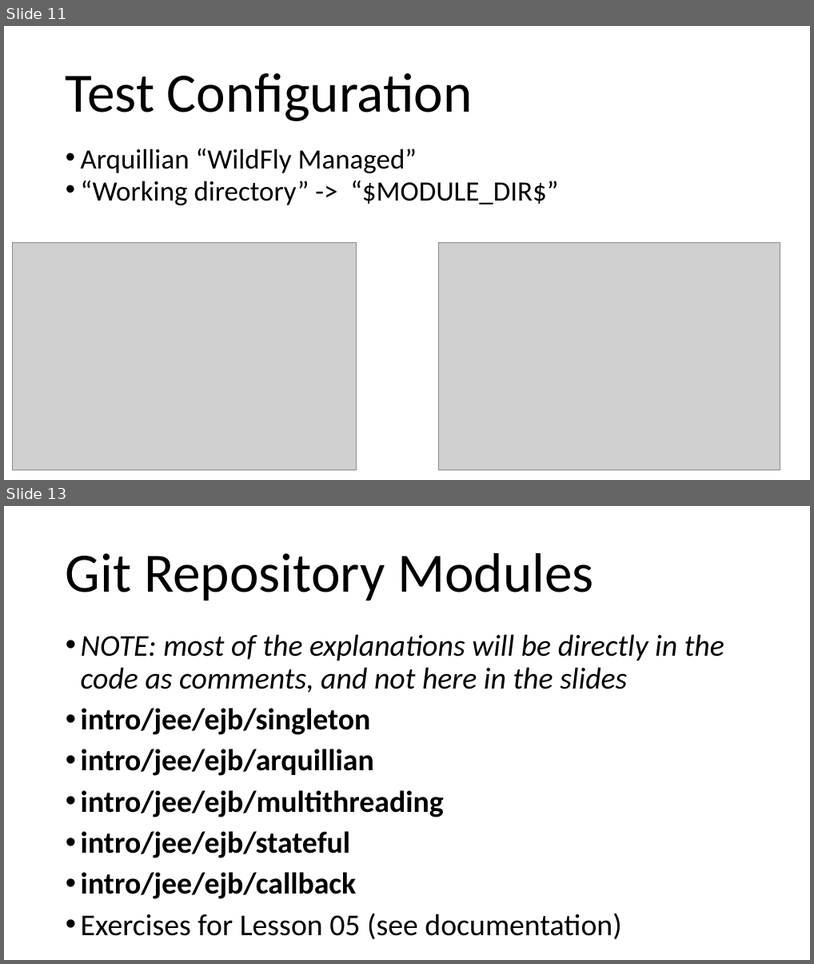
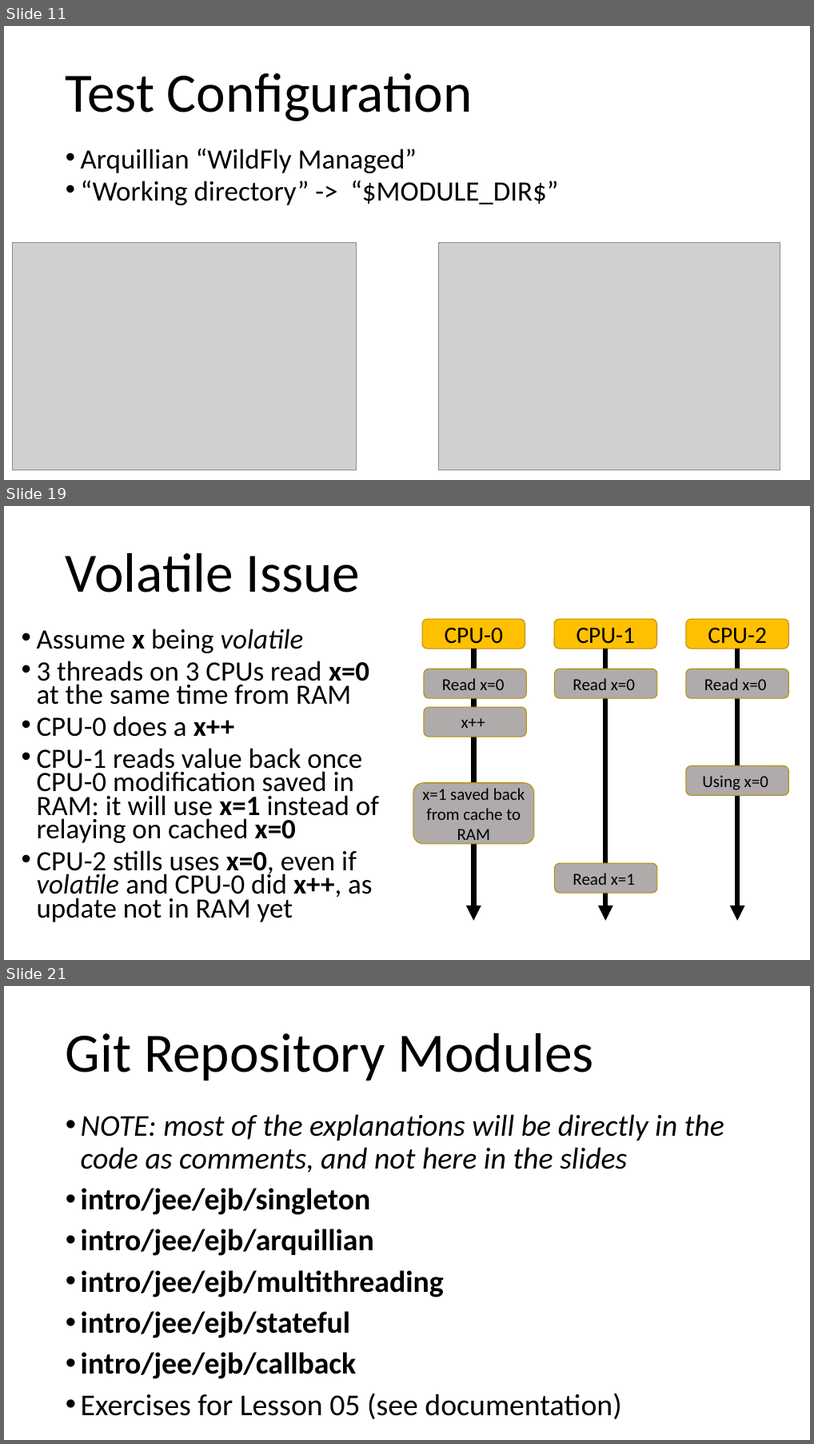
Before and after one commit to arcuri82/testing_security_development_enterprise_systems, a slide deck: doc/intro/slides/lesson_05_ejb.pptx. Shown one above the other, each under a label of ours: slides 11 and 13 before the commit, slides 11, 19 and 21 after it; the slides between them are not shown. The pictures are 814x964 and 814x1444 pixels, drawn with LibreOffice and Linux fonts; fonts in the diff are those of the drawing; grey boxes stand for pictures. Boxes give left, top, right and bottom in pixels: in the first picture for what was removed or moved away, otherwise in the second. Text is boxed around its words. In the diff, an @@ line names an element or a change of style, - is before the commit and + after.

```diff
--- a/doc/intro/slides/lesson_05_ejb.pptx
+++ b/doc/intro/slides/lesson_05_ejb.pptx
@@ slide 19 added at [4,506,810,960], background #FFFFFF @@
@@ title added at [66,553,360,592], 66 pt, text #000000 @@
+Volatile Issue
@@ rounded rectangle added at [422,619,526,648], fill #FFC000, outline #BD8E00 1 pt, 28 pt, text #000000 @@
+CPU-0
@@ rounded rectangle added at [554,619,658,648], fill #FFC000, outline #BD8E00 1 pt, 28 pt, text #000000 @@
+CPU-1
@@ rounded rectangle added at [686,619,790,648], fill #FFC000, outline #BD8E00 1 pt, 28 pt, text #000000 @@
+CPU-2
@@ text added at [37,628,379,922], 33.3 pt, text #000000 @@
+• Assume x being volatile
+• 3 threads on 3 CPUs read x=0 at the same time from RAM
+• CPU-0 does a x++
+• CPU-1 reads value back once CPU-0 modification saved in RAM: it will use x=1 instead of relaying on cached x=0
+• CPU-2 stills uses x=0, even if volatile and CPU-0 did x++, as update not in RAM yet
@@ arrow added from (474, 648) to (474, 920), #000000 6 pt @@
@@ arrow added from (606, 648) to (606, 920), #000000 6 pt @@
@@ arrow added from (738, 648) to (738, 920), #000000 6 pt @@
@@ rounded rectangle added at [424,668,526,698], fill #AFABAB, outline #BD8E00 1 pt, 20 pt, text #000000 @@
+Read x=0
@@ rounded rectangle added at [555,668,658,698], fill #AFABAB, outline #BD8E00 1 pt, 20 pt, text #000000 @@
+Read x=0
@@ rounded rectangle added at [686,668,790,698], fill #AFABAB, outline #BD8E00 1 pt, 20 pt, text #000000 @@
+Read x=0
@@ rounded rectangle added at [424,707,526,736], fill #AFABAB, outline #BD8E00 1 pt, 20 pt, text #000000 @@
+x++
@@ rounded rectangle added at [686,765,790,795], fill #AFABAB, outline #BD8E00 1 pt, 20 pt, text #000000 @@
+Using x=0
@@ rounded rectangle added at [414,783,534,844], fill #AFABAB, outline #BD8E00 1 pt, 20 pt, text #000000 @@
+x=1 saved back from cache to RAM
@@ rounded rectangle added at [555,863,658,892], fill #AFABAB, outline #BD8E00 1 pt, 20 pt, text #000000 @@
+Read x=1
@@ what was slide 13 is now slide 21 @@
```
Also in this commit, not shown: 1 slide changed, 7 other slides added, 7 other files.
